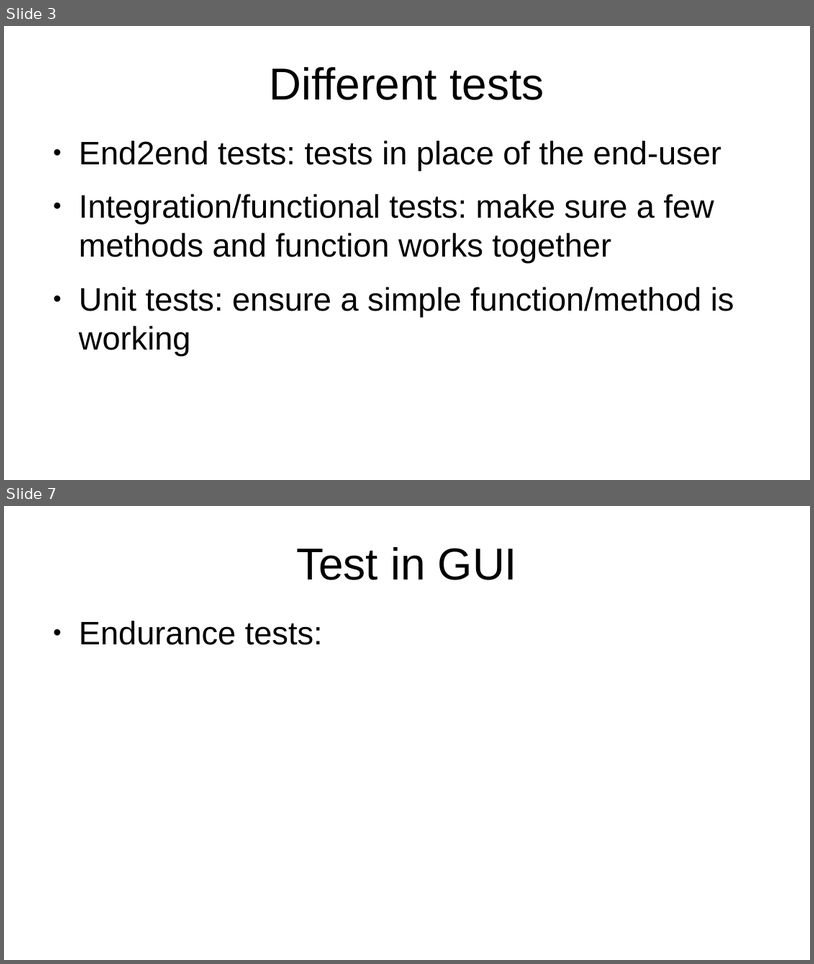
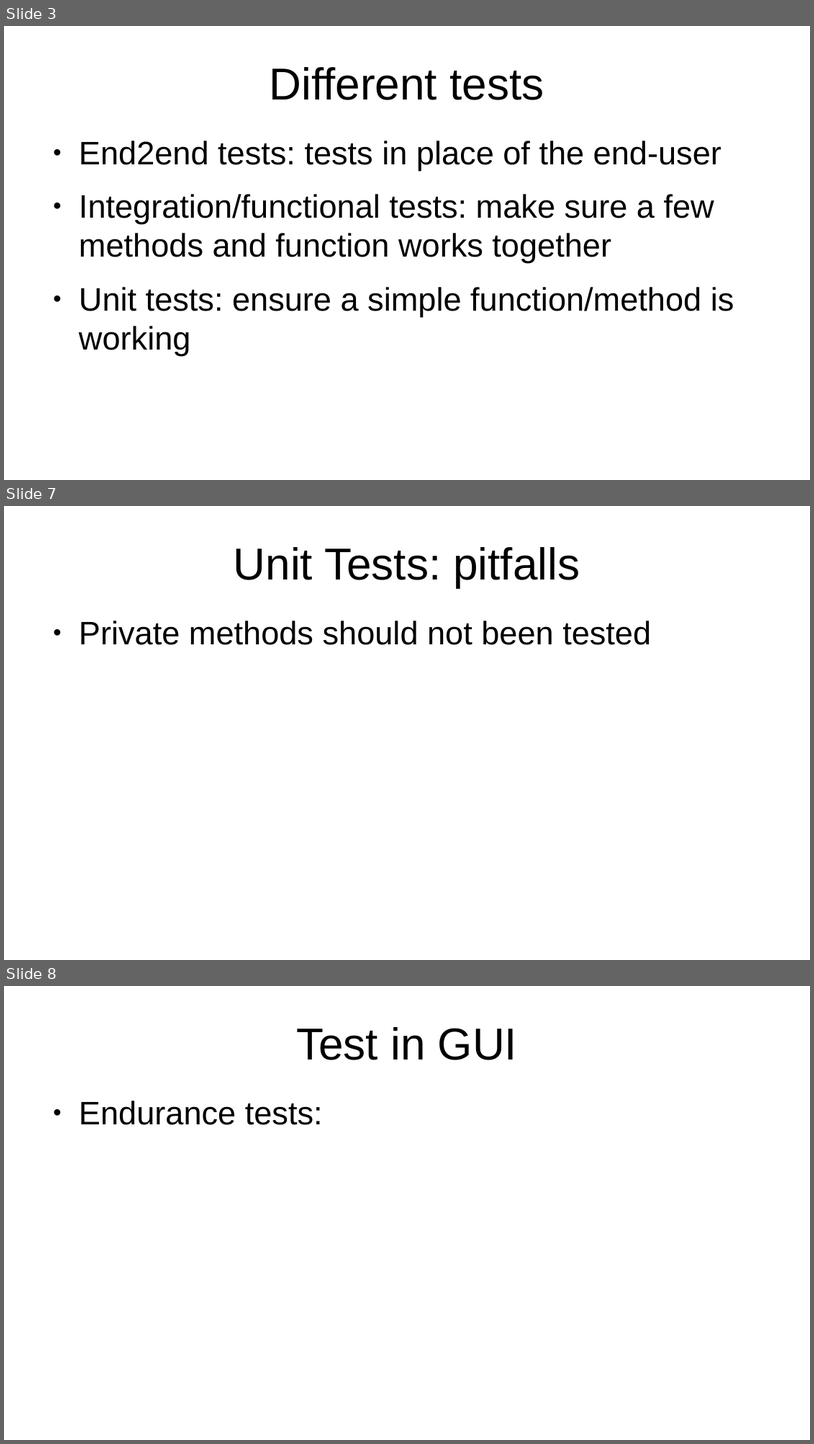
Before and after one commit to ybouilla/test_tutorial, a slide deck: presentation.odp. Shown one above the other, each under a label of ours: slides 3 and 7 before the commit, slides 3, 7 and 8 after it; the slides between them are not shown. The pictures are 814x964 and 814x1444 pixels, drawn with LibreOffice and Linux fonts; fonts in the diff are those of the drawing. Boxes give left, top, right and bottom in pixels: in the first picture for what was removed or moved away, otherwise in the second. Text is boxed around its words. In the diff, an @@ line names an element or a change of style, - is before the commit and + after.

```diff
--- a/presentation.odp
+++ b/presentation.odp
@@ slide 7 added at [4, 506, 810, 960], background #FFFFFF @@
@@ title added at [234, 547, 580, 587], 44 pt, text #000000 @@
+Unit Tests: pitfalls
@@ text added at [79, 620, 651, 645], 32 pt, text #000000 @@
+● Private methods should not been tested
@@ what was slide 7 is now slide 8 @@
```
Also in this commit, not shown: 2 slides changed, 1 other slide added, 1 slide removed, 2 other files.
